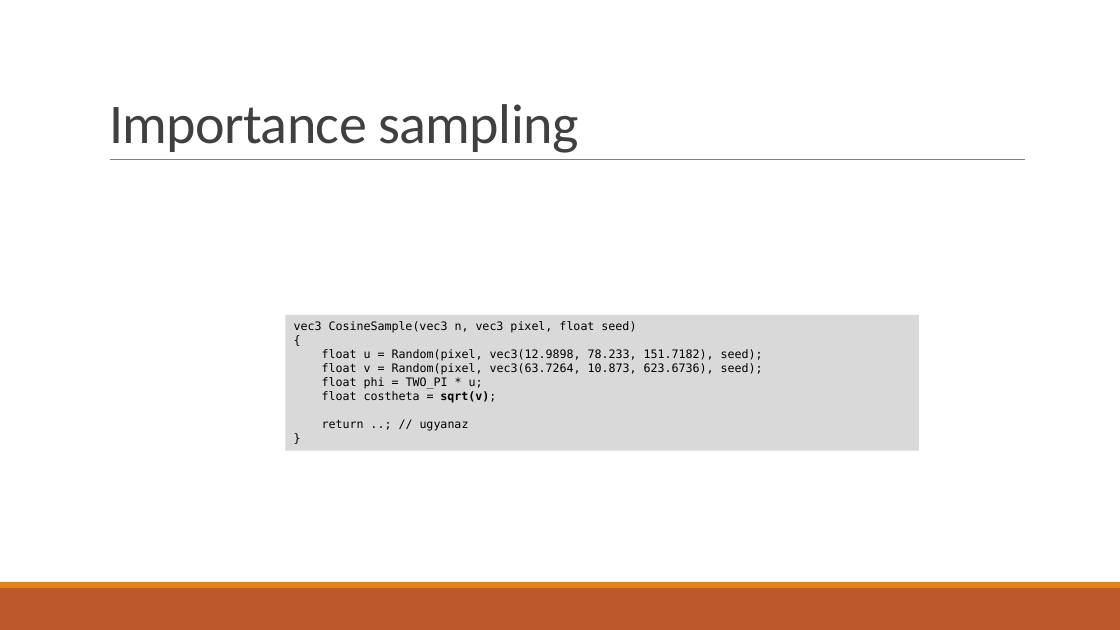
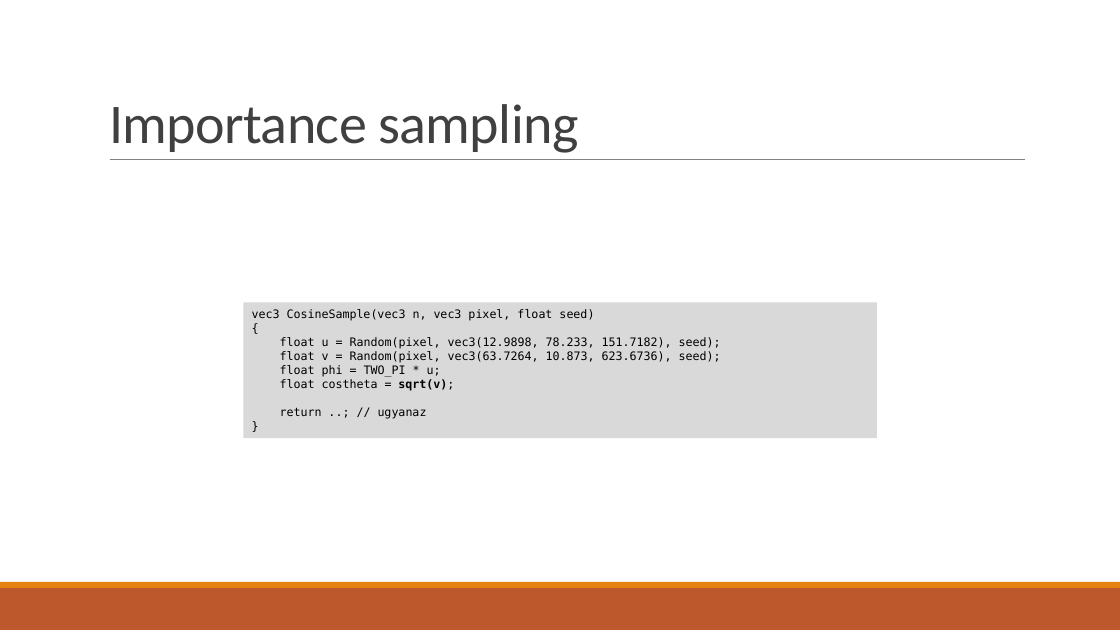
Before and after one commit to asylum2010/Asylum-s-ELTE-Exercises, a slide deck: slide 10 of PBR_EA_02.pptx (slide 9 before the commit). Drawn at 1120x630 pixels with LibreOffice and Linux fonts; fonts in the diff are those of the drawing; grey boxes stand for pictures. Boxes give left, top, right and bottom in pixels: in the first picture for what was removed or moved away, otherwise in the second. Text is boxed around its words. In the diff, an @@ line names an element or a change of style, - is before the commit and + after.

```diff
--- a/PBR_EA_02.pptx
+++ b/PBR_EA_02.pptx
@@ rectangle "vec3 CosineSample(vec3 n, vec3 pixel, ...": place and size @@
-rectangle "vec3 CosineSample(vec3 n, vec3 pixel, ..." at bbox=[286, 315, 919, 451]
+rectangle "vec3 CosineSample(vec3 n, vec3 pixel, ..." at bbox=[244, 302, 877, 439]
```
Also in this commit, not shown: 5 other slides changed, 1 slide added, 1 other file.
